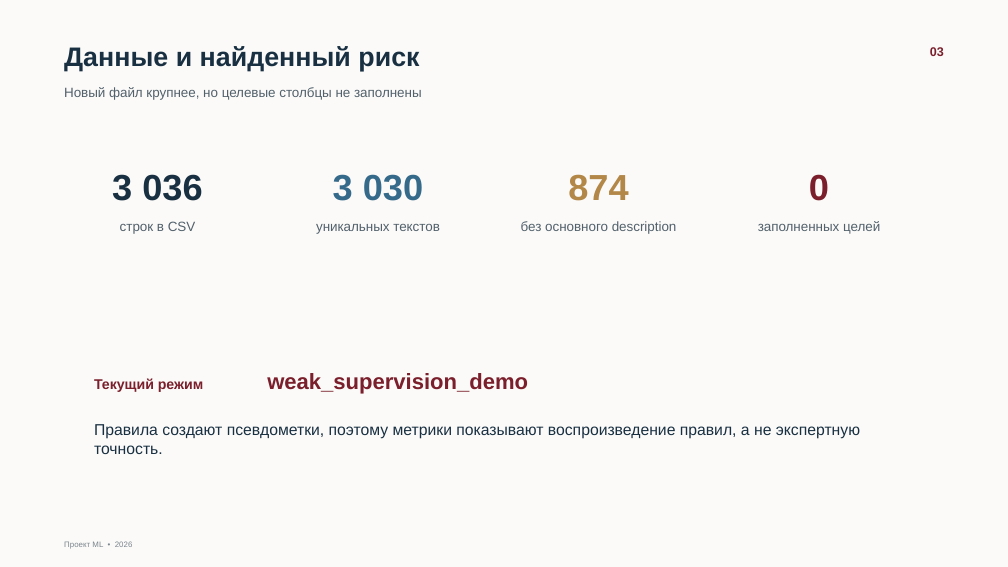
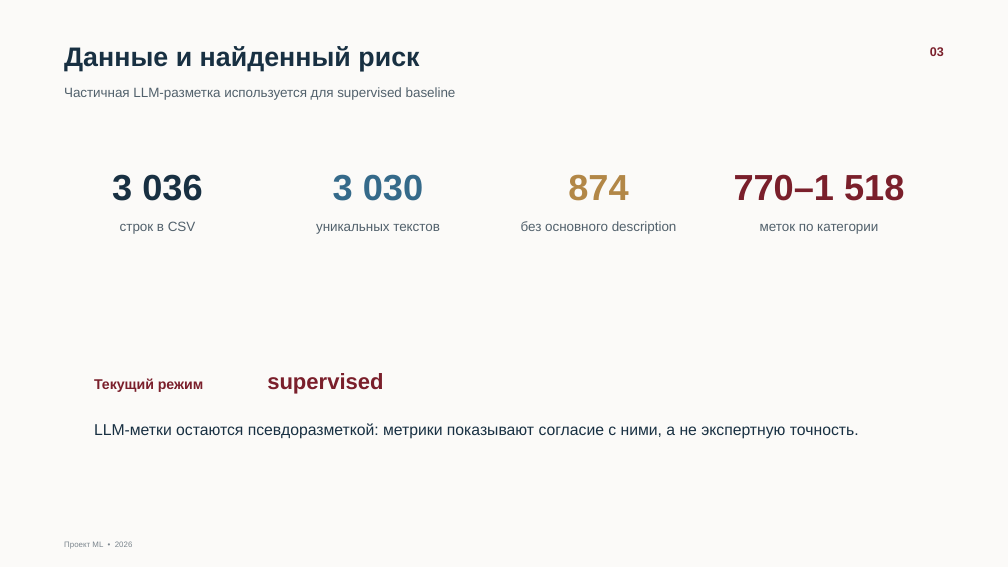
Before and after one commit to Daniil-fprog/netology_automatic_determination_wine_characteristics, a slide deck: slide 3 of presentations/wine_characteristics_defense_final.pptx. Drawn at 1008x567 pixels with LibreOffice and Linux fonts; fonts in the diff are those of the drawing. Boxes give left, top, right and bottom in pixels: in the first picture for what was removed or moved away, otherwise in the second. Text is boxed around its words. In the diff, an @@ line names an element or a change of style, - is before the commit and + after.

```diff
--- a/presentations/wine_characteristics_defense_final.pptx
+++ b/presentations/wine_characteristics_defense_final.pptx
@@ text at [64,87,456,100]: text changed @@
-Новый файл крупнее, но целевые столбцы не заполнены
+Частичная LLM-разметка используется для supervised baseline
@@ text at [734,174,904,201]: text changed @@
-0
+770–1 518
@@ text at [760,224,878,234]: text changed @@
-заполненных целей
+меток по категории
@@ text at [267,373,383,394]: text changed @@
-weak_supervision_demo
+supervised
@@ text at [94,423,859,439]: text changed @@
-Правила создают псевдометки, поэтому метрики показывают воспроизведение правил, а не экспертную точность.
+LLM-метки остаются псевдоразметкой: метрики показывают согласие с ними, а не экспертную точность.
```
Also in this commit, not shown: 6 other slides changed, 10 other files.
